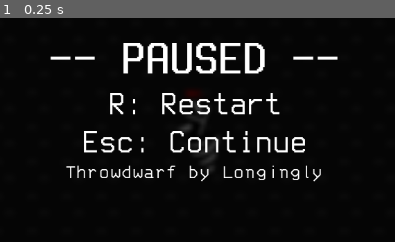
Above: before the commit, frame 1.
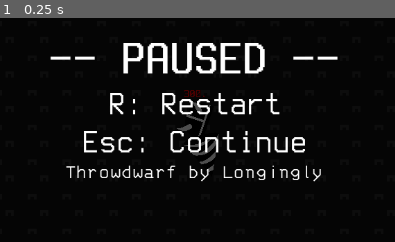
Above: after the commit, the same moment.

Repository: StaringLongingly/Throwdwarf
Game: Godot game, scene res://Game.tscn
Same seed, same stepped clock (60 frames per second), same inputs: the game is played once before the commit and once after it.
Inputs:
- Up to frame 1 (0.25 s): no input
The pictures show only the part of the screen within x 25-75%, y 28-78%; the shares and areas given below are measured in that part.

The runs differ from the first frame. In frame 1, 0.6% of the frame differs, in the area x 44-56%, y 32-69%.
Error before the commit: Invalid type in utility function "lerp()". Cannot convert argument 2 from float to int. (res://scripts/pause_menu.gd:46)

Commit message:
Trying to fix the broken web build

Diff:
--- a/scripts/pause_menu.gd
+++ b/scripts/pause_menu.gd
@@ -42,8 +42,8 @@
 		LodProgress = clamp(LodProgress - delta / animationTime, 0, 1)
 	var LodProgressEased: float = clamp(ease(LodProgress, 0.6), 0, 1)
 
-	rectangle.material.set_shader_parameter("lod", cachedLod * LodProgressEased)
-	rectangle.material.set_shader_parameter("black", lerp(1, cachedBlack, LodProgressEased))
+	rectangle.material.set_shader_parameter("lod", cachedLod * 0)
+	rectangle.material.set_shader_parameter("black", lerp(1.0, cachedBlack, LodProgressEased))
 
 # Function to reset shader parameters and cached variables
 func reset_shader_parameters() -> void:
